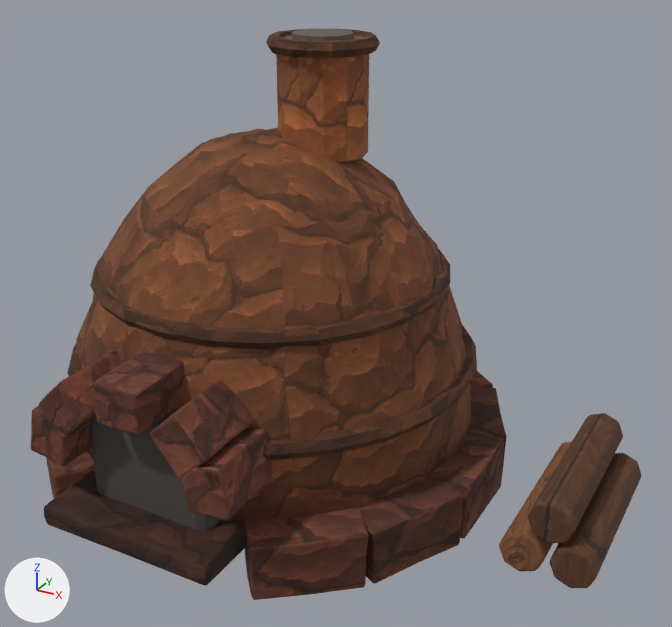
Before and after pictures for a commit that changed the glTF model assets/models/stations/kiln.glb.
The view is the same before and after, from a 50 mm camera at (1.166, -2.055, 1.537) aimed at (0.048, -0.023, 0.521). Every picture has the same lights, and +X, +Y and +Z are marked at lower left. The picture after the commit comes second. Vertices at exactly the same position are counted once.

The first picture shows 'model'.
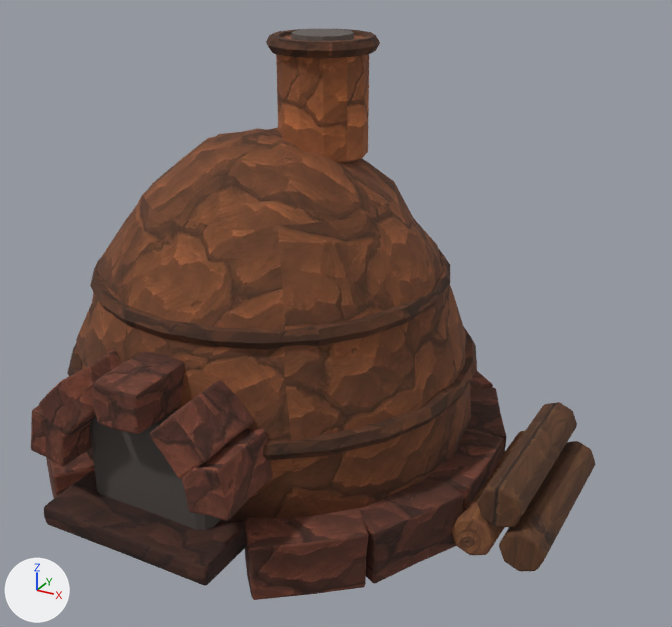
The newer file is also turned or shifted as a whole; pictures and numbers use the older file's frame.

Where the change shows, as pixel boxes (x1, y1, x2, y2) in the pictures (672 x 627 px; the box of a moved part takes in the faces that stretch with it):
'model', reshaped (8% narrower): before (31, 29, 641, 600); after (31, 29, 595, 600)
part 1 of me_cylinder_004, moved or reshaped: before (550, 453, 641, 588); after (451, 431, 525, 555)
part 2 of me_cylinder_004, moved or reshaped: before (76, 129, 623, 543); after (76, 128, 577, 528)
part 3 of me_cylinder_004, recoloured (darker): before (499, 442, 571, 571); after (499, 441, 595, 571)

The edits, one by one:
me_cylinder_004 is used by ob_model.
me_cylinder_004 had 3418 vertices, 6712 faces and spanned x -0.85..0.85, y -0.7..0.7, z 0.0..1.24.
me_cylinder_004 now has 3418 vertices, 6712 faces and spans x -0.85..0.72, y -0.7..0.7, z 0.0..1.24.
me_cylinder_004 part 1: the loose piece of 112 vertices spanning x 0.73..0.85, y -0.19..0.31, z 0.0..0.12 is moved by (-0.26, 0.0, 0.0), in mat_wood_b (picture img_wood_b).
me_cylinder_004 part 2: 377 vertices moved from x -0.75..0.78, y -0.56..0.58, z 0.11..0.96 to x -0.75..0.65, y -0.55..0.58, z 0.11..0.96; 6 vertices removed from x -0.69..0.39, y -0.08..0.51, z 0.14..0.15; 6 vertices added at x -0.67..0.39, y -0.08..0.52, z 0.14..0.15.
me_cylinder_004 part 3: 220 faces spanning x 0.6..0.72, y -0.19..0.31, z 0.0..0.12 switch from mat_wood_b (picture img_wood_b) to mat_wood_dark (picture img_wood_dark).
